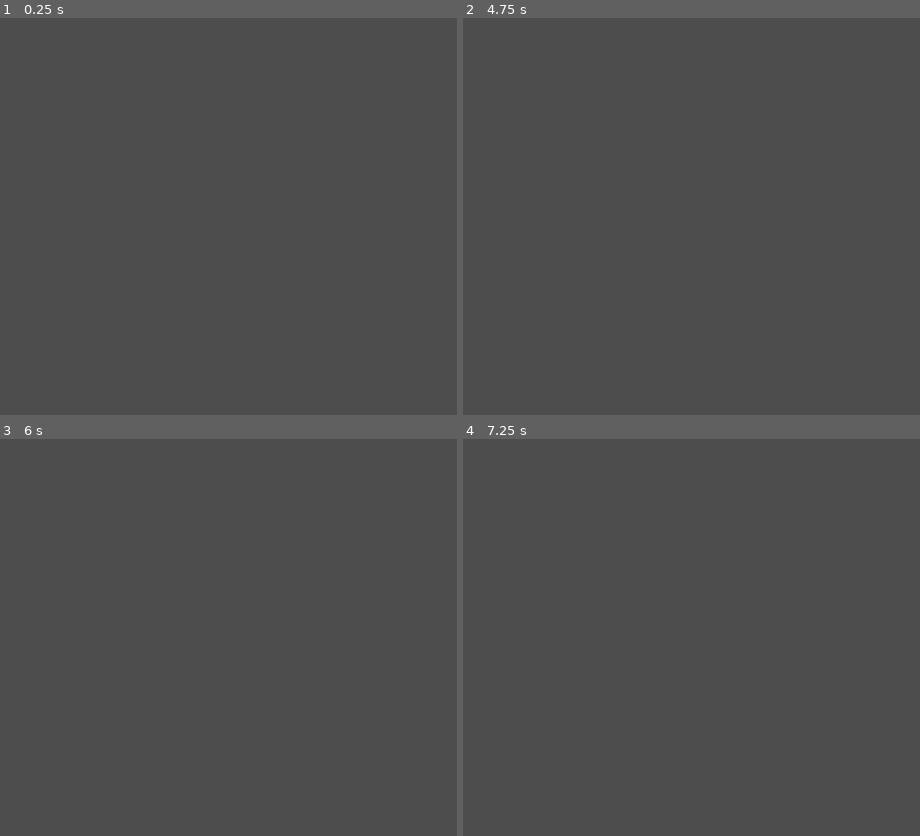
Above: before the commit, frames 1-4 (two rows, left to right).
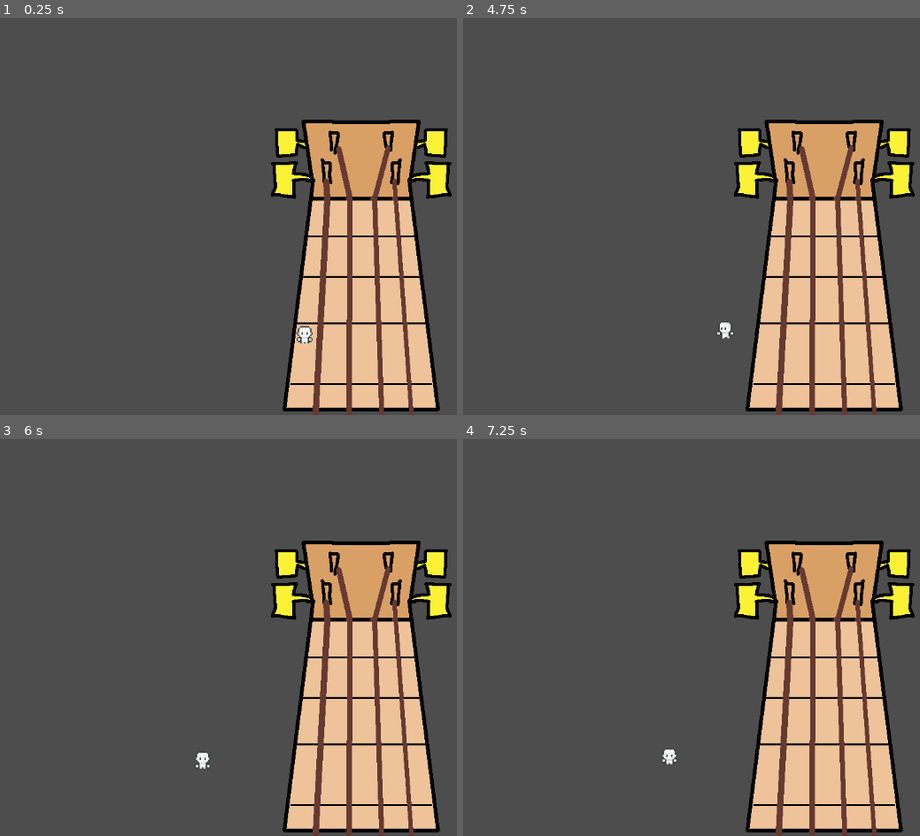
Above: after the commit, the same moments.

Repository: daduijker/bigmode_gamejam_2026
Game: Godot game, scene res://scenes/game.tscn
Two runs of this game, one before a commit and one after it. Both use one fixed random seed, a clock stepped at 60 frames per second and the inputs below. Before the commit the project starts from res://scenes/player.tscn.
Inputs:
- Up to frame 1 (0.25 s): no input
- Up to frame 2 (4.75 s): tap Enter at 0.5, 2.75 s; hold D (move_right) 0.53-1.28 s; tap Space (press_fret) at 0.6, 1.25, 1.35, 2.1, 2.85, 3.5, 3.6, 4.35 s; hold S (move_down) 1.28-2.03 s; hold D (move_right) 2.03-2.78 s; hold W (move_up) 2.78-3.53 s; hold A (move_left) from 3.53 s (still down)
- Up to frame 3 (6 s): release A (move_left) at 5.03 s; hold S (move_down) 5.03-5.78 s; tap Space (press_fret) at 5.1, 5.85 s; tap Enter at 5.75 s; hold D (move_right) from 5.78 s (still down)
- Up to frame 4 (7.25 s): tap Space (press_fret) at 6.5, 6.6 s; release D (move_right) at 6.53 s; hold W (move_up) from 6.53 s (still down)

The runs differ from the first frame. In frame 1, 22% of the frame differs, in the area x 59-99%, y 25-100%; in frame 2, 22%, in the area x 55-99%, y 25-100%; in frame 3, 22%; in frame 4, 22%.

Commit message:
Added guitar and fret logic
Oeps dit hoort niet meer in de player branch maarjaaaaaa

Diff:
--- a/big-mode/project.godot
+++ b/big-mode/project.godot
@@ -11,13 +11,18 @@
 [application]
 
 config/name="BigMode"
-run/main_scene="uid://lxurl4xw4hiu"
+run/main_scene="uid://ds2ym3jllebmb"
 config/features=PackedStringArray("4.6", "GL Compatibility")
 config/icon="res://icon.svg"
+
+[autoload]
+
+FretManager="*uid://sqilivq2vadw"
 
 [global_group]
 
 player="Playable characters"
+fret="Group containing all frets"
 
 [input]
 
@@ -50,6 +55,7 @@
 [layer_names]
 
 2d_physics/layer_1="Player"
+2d_physics/layer_2="Fret"
 
 [physics]
 
--- /dev/null
+++ b/big-mode/scenes/fret.tscn
@@ -0,0 +1,19 @@
+[gd_scene format=3 uid="uid://m480cebg2xf3"]
+
+[ext_resource type="Script" uid="uid://c5xm6hcne8x1e" path="res://scripts/fret.gd" id="1_lip1w"]
+
+[sub_resource type="CircleShape2D" id="CircleShape2D_kv1yt"]
+radius = 30.0
+
+[node name="Fret" type="Node2D" unique_id=610971919]
+script = ExtResource("1_lip1w")
+
+[node name="FretArea" type="Area2D" parent="." unique_id=272725759]
+collision_layer = 0
+collision_mask = 2
+
+[node name="CollisionShape2D" type="CollisionShape2D" parent="FretArea" unique_id=311724812 groups=["fret"]]
+shape = SubResource("CircleShape2D_kv1yt")
+
+[connection signal="body_entered" from="FretArea" to="." method="_on_fret_area_body_entered"]
+[connection signal="body_exited" from="FretArea" to="." method="_on_fret_area_body_exited"]
--- /dev/null
+++ b/big-mode/scenes/game.tscn
@@ -0,0 +1,12 @@
+[gd_scene format=3 uid="uid://ds2ym3jllebmb"]
+
+[ext_resource type="PackedScene" uid="uid://cy0r8w1xxw43v" path="res://scenes/guitar.tscn" id="1_yqjtg"]
+[ext_resource type="PackedScene" uid="uid://lxurl4xw4hiu" path="res://scenes/player.tscn" id="2_lnu2h"]
+
+[node name="Node2D" type="Node2D" unique_id=1940413511]
+
+[node name="Guitar" parent="." unique_id=722083871 instance=ExtResource("1_yqjtg")]
+position = Vector2(588, 414)
+
+[node name="Player" parent="." unique_id=1769393985 instance=ExtResource("2_lnu2h")]
+position = Vector2(496, 531)
--- /dev/null
+++ b/big-mode/scenes/guitar.tscn
@@ -0,0 +1,57 @@
+[gd_scene format=3 uid="uid://cy0r8w1xxw43v"]
+
+[ext_resource type="Texture2D" uid="uid://2sm8aim4vpfa" path="res://assets/guitar/guitar.png" id="1_mq804"]
+[ext_resource type="PackedScene" uid="uid://m480cebg2xf3" path="res://scenes/fret.tscn" id="2_8baca"]
+
+[node name="Guitar" type="Node2D" unique_id=722083871]
+
+[node name="Sprite2D" type="Sprite2D" parent="." unique_id=1420160707]
+texture = ExtResource("1_mq804")
+
+[node name="E1" parent="." unique_id=610971919 instance=ExtResource("2_8baca")]
+position = Vector2(-56, -85)
+
+[node name="A1" parent="." unique_id=524396156 instance=ExtResource("2_8baca")]
+position = Vector2(-19, -84)
+
+[node name="D1" parent="." unique_id=1062385191 instance=ExtResource("2_8baca")]
+position = Vector2(23, -87)
+
+[node name="G1" parent="." unique_id=1269010214 instance=ExtResource("2_8baca")]
+position = Vector2(60, -86)
+
+[node name="E2" parent="." unique_id=2072600530 instance=ExtResource("2_8baca")]
+position = Vector2(-60, -24)
+
+[node name="A2" parent="." unique_id=40490677 instance=ExtResource("2_8baca")]
+position = Vector2(-20, -23)
+
+[node name="D2" parent="." unique_id=1613416052 instance=ExtResource("2_8baca")]
+position = Vector2(26, -23)
+
+[node name="B2" parent="." unique_id=2122101770 instance=ExtResource("2_8baca")]
+position = Vector2(64, -22)
+
+[node name="E3" parent="." unique_id=1914718604 instance=ExtResource("2_8baca")]
+position = Vector2(-64, 50)
+
+[node name="A3" parent="." unique_id=1642838757 instance=ExtResource("2_8baca")]
+position = Vector2(-20, 48)
+
+[node name="D3" parent="." unique_id=1215700225 instance=ExtResource("2_8baca")]
+position = Vector2(28, 50)
+
+[node name="B3" parent="." unique_id=1552916726 instance=ExtResource("2_8baca")]
+position = Vector2(67, 49)
+
+[node name="E4" parent="." unique_id=368353855 instance=ExtResource("2_8baca")]
+position = Vector2(-69, 135)
+
+[node name="A4" parent="." unique_id=1663849565 instance=ExtResource("2_8baca")]
+position = Vector2(-21, 139)
+
+[node name="D4" parent="." unique_id=1193865028 instance=ExtResource("2_8baca")]
+position = Vector2(32, 140)
+
+[node name="B4" parent="." unique_id=1281211254 instance=ExtResource("2_8baca")]
+position = Vector2(77, 143)
--- a/big-mode/scenes/player.tscn
+++ b/big-mode/scenes/player.tscn
@@ -13,6 +13,22 @@
 [sub_resource type="CircleShape2D" id="CircleShape2D_f1ej7"]
 radius = 4.1231055
 
+[sub_resource type="AtlasTexture" id="AtlasTexture_4r5pv"]
+atlas = ExtResource("3_ur7pv")
+region = Rect2(0, 80, 80, 80)
+
+[sub_resource type="AtlasTexture" id="AtlasTexture_60mlk"]
+atlas = ExtResource("3_ur7pv")
+region = Rect2(80, 80, 80, 80)
+
+[sub_resource type="AtlasTexture" id="AtlasTexture_i4ail"]
+atlas = ExtResource("3_ur7pv")
+region = Rect2(160, 80, 80, 80)
+
+[sub_resource type="AtlasTexture" id="AtlasTexture_a38lo"]
+atlas = ExtResource("3_ur7pv")
+region = Rect2(240, 80, 80, 80)
+
 [sub_resource type="AtlasTexture" id="AtlasTexture_oprun"]
 atlas = ExtResource("2_smehm")
 region = Rect2(0, 0, 80, 80)
@@ -29,22 +45,6 @@
 atlas = ExtResource("2_smehm")
 region = Rect2(240, 0, 80, 80)
 
-[sub_resource type="AtlasTexture" id="AtlasTexture_4r5pv"]
-atlas = ExtResource("3_ur7pv")
-region = Rect2(0, 80, 80, 80)
-
-[sub_resource type="AtlasTexture" id="AtlasTexture_60mlk"]
-atlas = ExtResource("3_ur7pv")
-region = Rect2(80, 80, 80, 80)
-
-[sub_resource type="AtlasTexture" id="AtlasTexture_i4ail"]
-atlas = ExtResource("3_ur7pv")
-region = Rect2(160, 80, 80, 80)
-
-[sub_resource type="AtlasTexture" id="AtlasTexture_a38lo"]
-atlas = ExtResource("3_ur7pv")
-region = Rect2(240, 80, 80, 80)
-
 [sub_resource type="AtlasTexture" id="AtlasTexture_4ni07"]
 atlas = ExtResource("4_y4r1p")
 region = Rect2(0, 80, 80, 80)
@@ -145,6 +145,23 @@
 animations = [{
 "frames": [{
 "duration": 1.0,
+"texture": SubResource("AtlasTexture_4r5pv")
+}, {
+"duration": 1.0,
+"texture": SubResource("AtlasTexture_60mlk")
+}, {
+"duration": 1.0,
+"texture": SubResource("AtlasTexture_i4ail")
+}, {
+"duration": 1.0,
+"texture": SubResource("AtlasTexture_a38lo")
+}],
+"loop": true,
+"name": &"Fret",
+"speed": 5.0
+}, {
+"frames": [{
+"duration": 1.0,
 "texture": SubResource("AtlasTexture_oprun")
 }, {
 "duration": 1.0,
@@ -267,6 +284,7 @@
 
 [node name="Player" type="CharacterBody2D" unique_id=1769393985 groups=["player"]]
 scale = Vector2(2, 2)
+collision_layer = 3
 script = ExtResource("1_fjrip")
 
 [node name="PlayerShape" type="CollisionShape2D" parent="." unique_id=9133434]
@@ -276,7 +294,7 @@
 [node name="Animations" type="AnimatedSprite2D" parent="." unique_id=283612141]
 position = Vector2(0.5, -7)
 sprite_frames = SubResource("SpriteFrames_mx1m4")
-animation = &"MoveRight"
+animation = &"Fret"
 
 [node name="StateMachine" type="Node" parent="." unique_id=516913697 node_paths=PackedStringArray("starting_state")]
 script = ExtResource("5_d2wvv")
@@ -304,3 +322,4 @@
 script = ExtResource("9_y4r1p")
 idle_state = NodePath("../Idle")
 move_state = NodePath("../Move")
+animation_name = "Fret"
--- /dev/null
+++ b/big-mode/scripts/fret.gd
@@ -0,0 +1,10 @@
+extends Node2D
+class_name Fret
+
+
+func _on_fret_area_body_entered(body: Node2D) -> void:
+	FretManager.register_fret(self)
+
+
+func _on_fret_area_body_exited(body: Node2D) -> void:
+	FretManager.unregister_fret(self)
--- /dev/null
+++ b/big-mode/scripts/globalscripts/fret_manager.gd
@@ -0,0 +1,27 @@
+extends Node
+
+@onready var player : CharacterBody2D = get_tree().get_first_node_in_group("player")
+
+var active_frets : Array[Node2D] = []
+var selected_fret : Node2D
+
+func register_fret(fret: Node2D):
+	active_frets.push_back(fret)
+
+func unregister_fret(fret: Node2D):
+	var index = active_frets.find(fret)
+	if index != -1:
+		active_frets.remove_at(index)
+
+func _process(delta: float) -> void:
+	if len(active_frets) > 0:
+		active_frets.sort_custom(_sort_by_distance_to_player)
+		selected_fret = active_frets[0]
+	else:
+		selected_fret = null
+
+
+func _sort_by_distance_to_player(area1: Node2D, area2: Node2D):
+	var d_area1_to_player = player.global_position.distance_to(area1.global_position)
+	var d_area2_to_player = player.global_position.distance_to(area2.global_position)
+	return d_area1_to_player < d_area2_to_player
--- a/big-mode/scripts/statemachine/fret.gd
+++ b/big-mode/scripts/statemachine/fret.gd
@@ -5,6 +5,9 @@
 
 func enter() -> void:
 	parent.velocity = Vector2(0,0)
+	#if FretManager.selected_fret:
+	print_debug(FretManager.selected_fret)
+
 	super()
 
 func process_input(event: InputEvent) -> State:
Binary file added: big-mode/assets/guitar/guitar.aseprite
Binary file added: big-mode/assets/guitar/guitar.png
Not shown, added: big-mode/assets/guitar/guitar.png.import
Not shown, added: big-mode/scripts/fret.gd.uid
Not shown, added: big-mode/scripts/globalscripts/fret_manager.gd.uid
